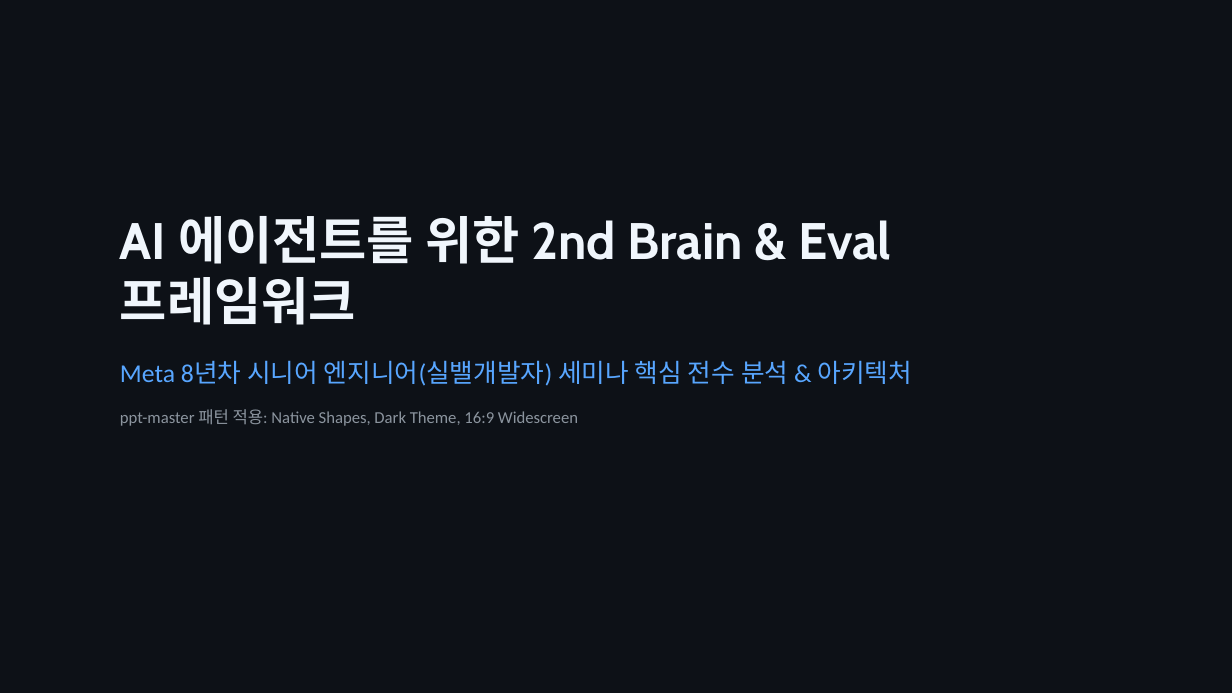
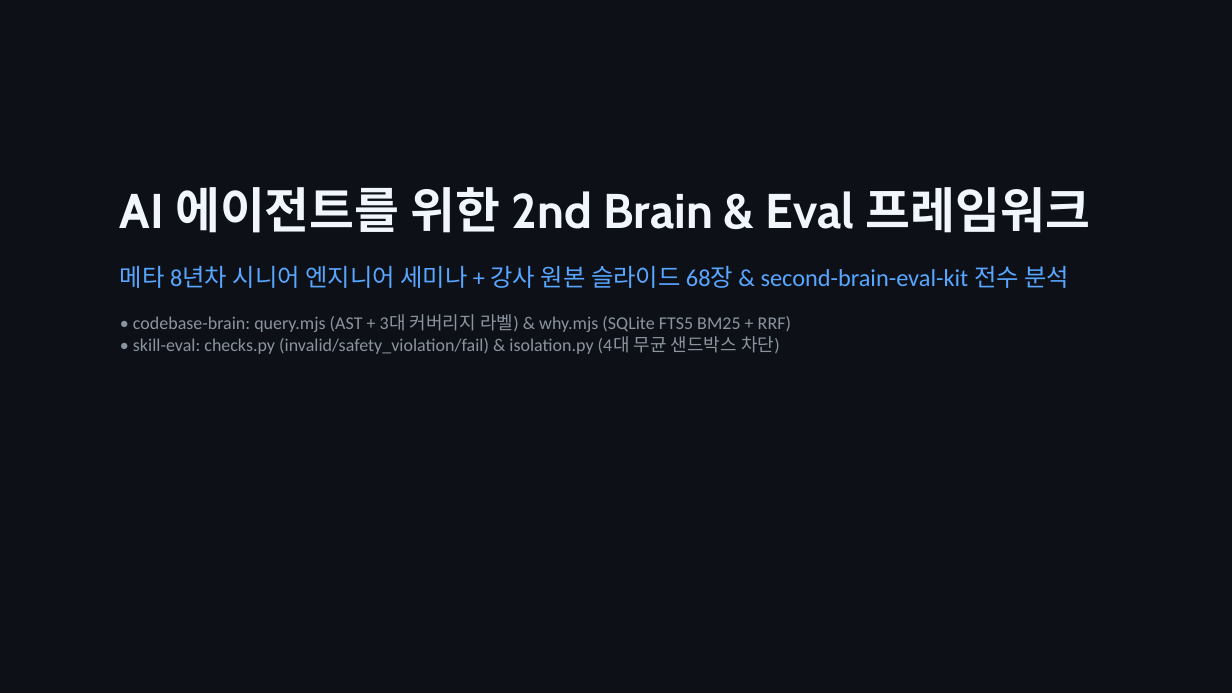
Before and after one commit to KIHOKIL/MyWiki, a slide deck: slide 1 of _sources/Study/AI-Lectures/실밸개발자/20261108_2ndBrain_and_Eval/03_Generated_Presentation_PPTMaster.pptx. Drawn at 1232x693 pixels with LibreOffice and Linux fonts; fonts in the diff are those of the drawing. Boxes give left, top, right and bottom in pixels: in the first picture for what was removed or moved away, otherwise in the second. Text is boxed around its words. In the diff, an @@ line names an element or a change of style, - is before the commit and + after.

Commit message:
docs(lecture): sync 68 instructor slides, second-brain-eval-kit code & 4-pillar isolation across all MD/HTML/PPTX/PDF formats

```diff
--- a/_sources/Study/AI-Lectures/실밸개발자/20261108_2ndBrain_and_Eval/03_Generated_Presentation_PPTMaster.pptx
+++ b/_sources/Study/AI-Lectures/실밸개발자/20261108_2ndBrain_and_Eval/03_Generated_Presentation_PPTMaster.pptx
@@ text "AI 에이전트를 위한 2nd Brain ...": place and size @@
-text "AI 에이전트를 위한 2nd Brain ..." at [120, 216, 913, 426]
+text "AI 에이전트를 위한 2nd Brain ..." at [120, 187, 1089, 354]
@@ text at [120, 187, 1089, 233]: size 40 to 38 pt in "AI 에이전트를 위한 2nd Brain & Eval ..." @@
@@ text at [120, 266, 1069, 354]: text changed; size 13 to 14 pt @@
-Meta 8년차 시니어 엔지니어(실밸개발자) 세미나 핵심 전수 분석 & 아키텍처
-ppt-master 패턴 적용: Native Shapes, Dark Theme, 16:9 Widescreen
+메타 8년차 시니어 엔지니어 세미나 + 강사 원본 슬라이드 68장 & second-brain-eval-kit 전수 분석
+• codebase-brain: query.mjs (AST + 3대 커버리지 라벨) & why.mjs (SQLite FTS5 BM25 + RRF)
+• skill-eval: checks.py (invalid/safety_violation/fail) & isolation.py (4대 무균 샌드박스 차단)
```
Also in this commit, not shown: 3 other slides changed, 24 other files.
